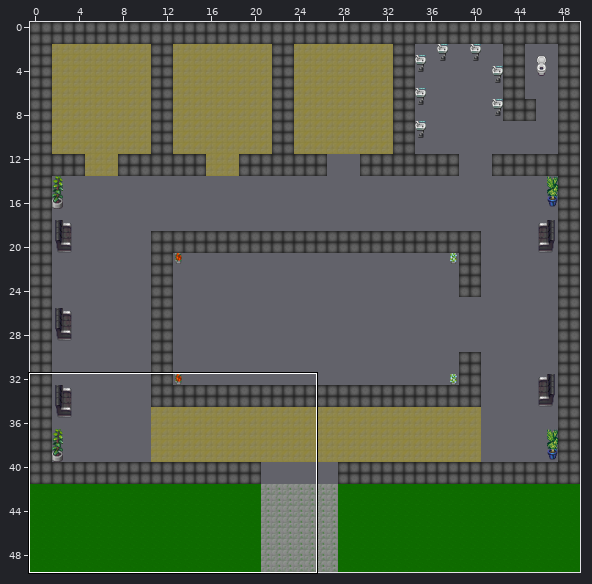
An edit to a level. Tiled map, map.tmx. Above, an overview of the earlier version with the close-up marked.
Close-up. Earlier state:
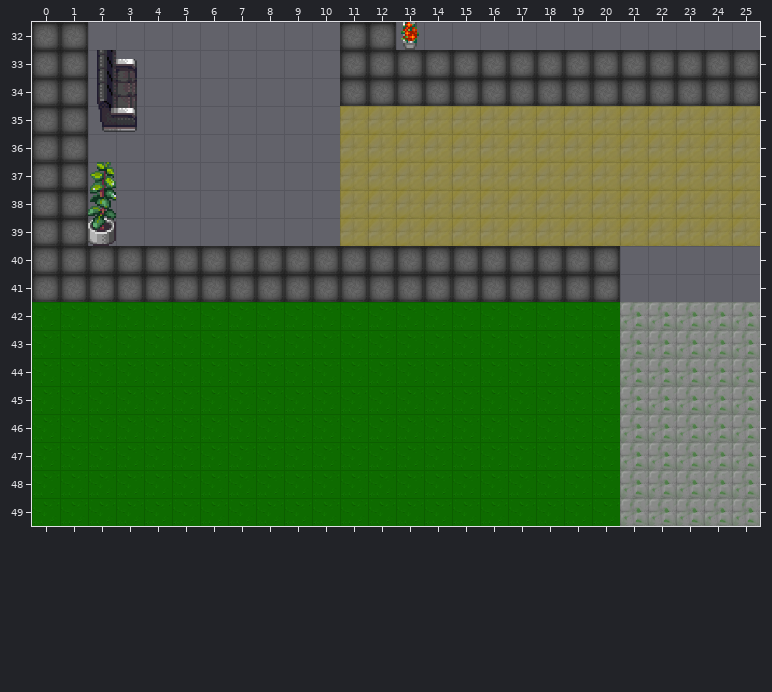
Cells are 32x32 px. Shown: x 0..25, y 32..49. The commit also changed other parts of the map, which this record leaves out.
After:
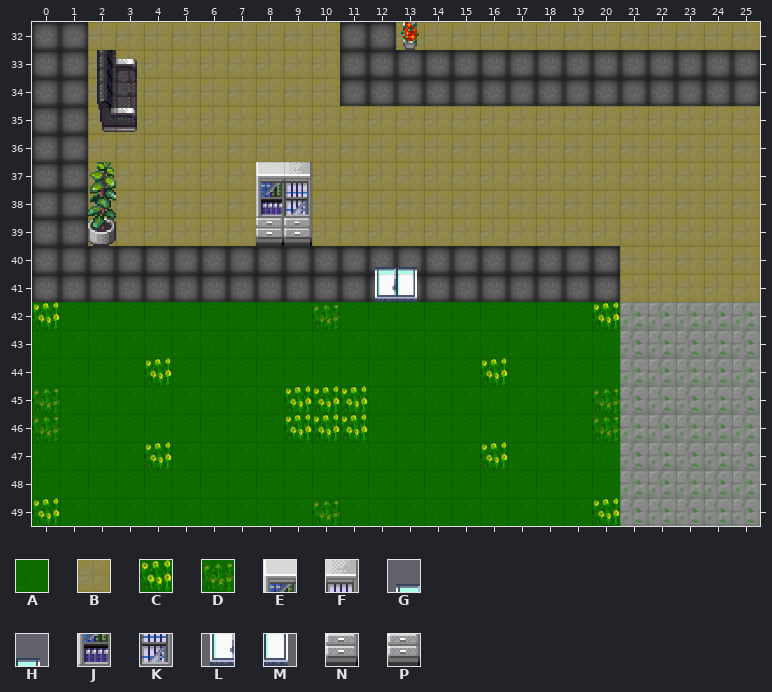
Key: from "floortileset": A 19, B 24, C 61, D 62; from "tilesets_deviant_milkian_1": E 1, F 2, G 14, H 15, J 17, K 18, L 30, M 31, N 33, P 34.
_ is an empty cell.
Change:
Layer "bottom":
y 32: x 2..10 _________ -> BBBBBBBBB; x 13..25 _____________ -> BBBBBBBBBBBBB
y 33..36: x 2..10 _________ -> BBBBBBBBB
y 37..39: x 2..7 ______ -> BBBBBB; x 10 _ -> B
y 40..41: x 21..25 _____ -> BBBBB
y 42: x 0 A -> C; x 10 A -> D; x 20 A -> C
y 44: x 4 A -> C; x 16 A -> C
y 45..46: x 0 A -> D; x 9..11 AAA -> CCC; x 20 A -> D
y 47: x 4 A -> C; x 16 A -> C
y 49: x 0 A -> C; x 10 A -> D; x 20 A -> C
Layer "top":
y 37: x 8..9 __ -> EF
y 38: x 8..9 __ -> JK
y 39: x 8..9 __ -> NP
y 40: x 12..13 __ -> GH
y 41: x 12..13 __ -> LM
